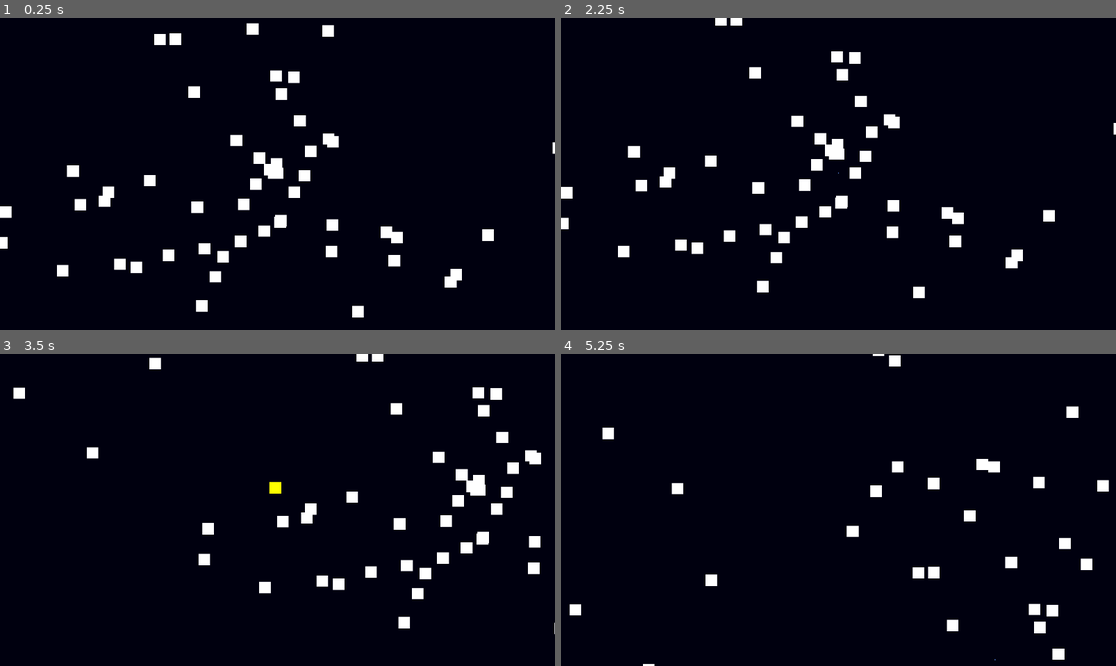
Above: before the commit, frames 1-4 (two rows, left to right).
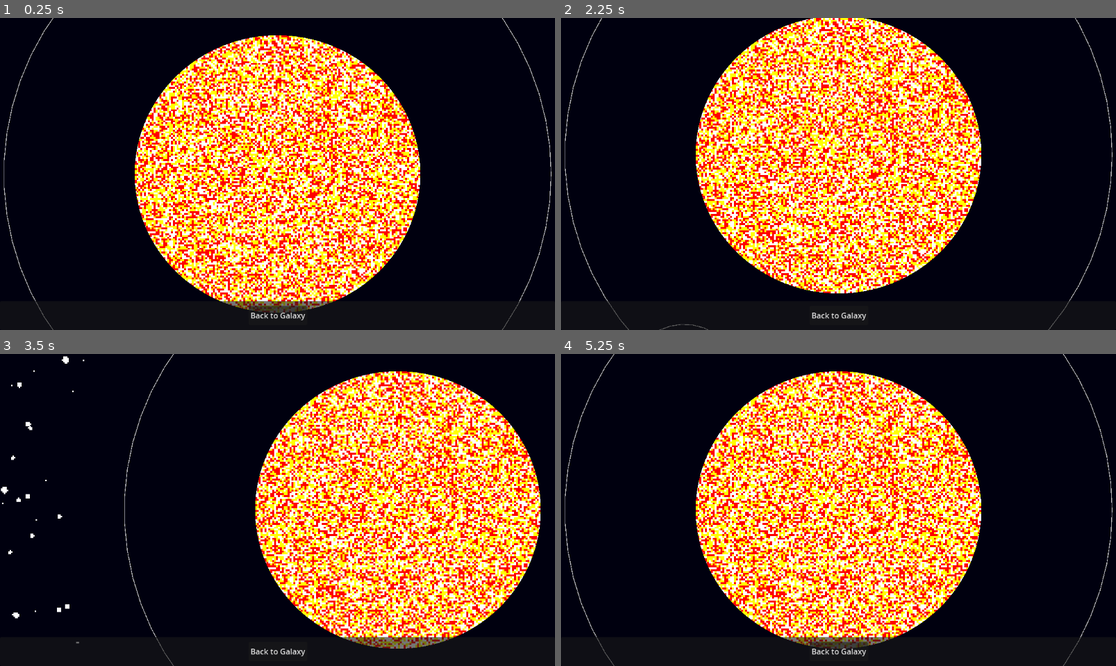
Above: after the commit, the same moments.

Repository: indifferenteye/hegswarm
Game: Godot game, scene res://scenes/galaxy.tscn
The game is run twice, just before and just after one commit, with the same random seed, the same clock (stepped at 60 frames per second) and the same inputs.
Inputs (mouse positions are in pixels of both pictures, inside the frame that each line leads up to):
- Up to frame 1 (0.25 s): no input
- Up to frame 2 (2.25 s): click (838, 314) at 0.5 s, where only the run after the commit has a clickable "Back to Galaxy"; tap Enter at 1.25 s; move the mouse to (832, 174) at 1.27 s; hold Space (toggle_star_system) 1.28-2.03 s; click (832, 174) at 1.42 s; move the mouse to (838, 174) at 2.02 s; tap S (camera_move_down) at 2.1 s; click (838, 174) at 2.17 s
- Up to frame 3 (3.5 s): tap Space (toggle_star_system) at 2.3, 3.05 s; tap Enter at 2.75 s; move the mouse to (271, 485) at 2.77 s; hold A (camera_move_left) from 2.78 s (still down); click (271, 485) at 2.92 s
- Up to frame 4 (5.25 s): move the mouse to (1038, 481) at 3.52 s; release A (camera_move_left) at 3.53 s; tap D (camera_move_right) at 3.6 s; click (1038, 481) at 3.67 s; tap Space (toggle_star_system) at 3.8, 4.25, 4.55, 5.1 s; move the mouse to (1054, 510) at 4.27 s; hold W (camera_move_up) 4.28-5.03 s; click (1054, 510) at 4.42 s; move the mouse to (993, 659) at 5.02 s; click (993, 659) at 5.17 s

The runs differ from the first frame. In frame 1, 38% of the frame differs, in the area x 0-100%, y 0-100%; in frame 2, 37%; in frame 3, 37%; in frame 4, 38%.
Error before the commit: Parse Error: Cannot infer the type of "path" variable because the value doesn't have a set type. (res://scripts/world/drone_manager.gd:94)

Commit message:
Track carrier capacity for system drones

Diff:
--- a/scripts/world/drone_manager.gd
+++ b/scripts/world/drone_manager.gd
@@ -21,7 +21,7 @@
         if "storage_capacity" in d and d.storage_capacity > 0.0:
             var entry := {
                 "pos": Globals.space_origin + d.position / 10,
-                "path": d.get_meta("scene_path", space_node.drone_scene.resource_path)
+                "storage": float(d.storage_capacity)
             }
             data.append(entry)
     system_drone_data = data
@@ -64,7 +64,12 @@
     if source.has_method("get_drones"):
         var count := 0
         for d in source.get_drones():
-            if "storage_capacity" in d and d.storage_capacity > 0.0:
+            var cap := 0.0
+            if "storage_capacity" in d:
+                cap = float(d.storage_capacity)
+            elif d.has_meta("storage_capacity"):
+                cap = float(d.get_meta("storage_capacity"))
+            if cap > 0.0:
                 count += 1
         var star_counts: Dictionary = star_drone_counts.get(Globals.star_seed, {})
         star_counts[Globals.GALAXY_DRONE_SCENE_PATH] = count
@@ -91,14 +96,11 @@
     manager.path_lines.clear()
     if system_drone_data.size() > 0:
         for info in system_drone_data:
-            var path := info.get("path", drone_scene.resource_path)
-            var scene := load(path)
-            if scene == null:
-                continue
-            var d: Node2D = scene.instantiate()
+            var d: Node2D = drone_scene.instantiate()
             manager.add_child(d)
             d.add_to_group("drone")
-            d.set_meta("scene_path", path)
+            d.set_meta("scene_path", drone_scene.resource_path)
+            d.set_meta("storage_capacity", info.get("storage", 0.0))
             d.position = info.get("pos", Vector2.ZERO)
             manager.drones.append(d)
             manager.drone_targets.append(d.position)
--- a/scripts/world/star_system.gd
+++ b/scripts/world/star_system.gd
@@ -197,7 +197,12 @@
         var count := 0
         if drone_manager:
             for d in drone_manager.get_drones():
-                if "storage_capacity" in d and d.storage_capacity > 0.0:
+                var cap := 0.0
+                if "storage_capacity" in d:
+                    cap = float(d.storage_capacity)
+                elif d.has_meta("storage_capacity"):
+                    cap = float(d.get_meta("storage_capacity"))
+                if cap > 0.0:
                     count += 1
         Globals.returning_drone_count = count
         DroneManager.record_star_drones(drone_manager)
@@ -239,7 +244,12 @@
     var count := 0
     if drone_manager:
         for d in drone_manager.get_drones():
-            if "storage_capacity" in d and d.storage_capacity > 0.0:
+            var cap := 0.0
+            if "storage_capacity" in d:
+                cap = float(d.storage_capacity)
+            elif d.has_meta("storage_capacity"):
+                cap = float(d.get_meta("storage_capacity"))
+            if cap > 0.0:
                 count += 1
     Globals.returning_drone_count = count
     DroneManager.record_star_drones(drone_manager)
